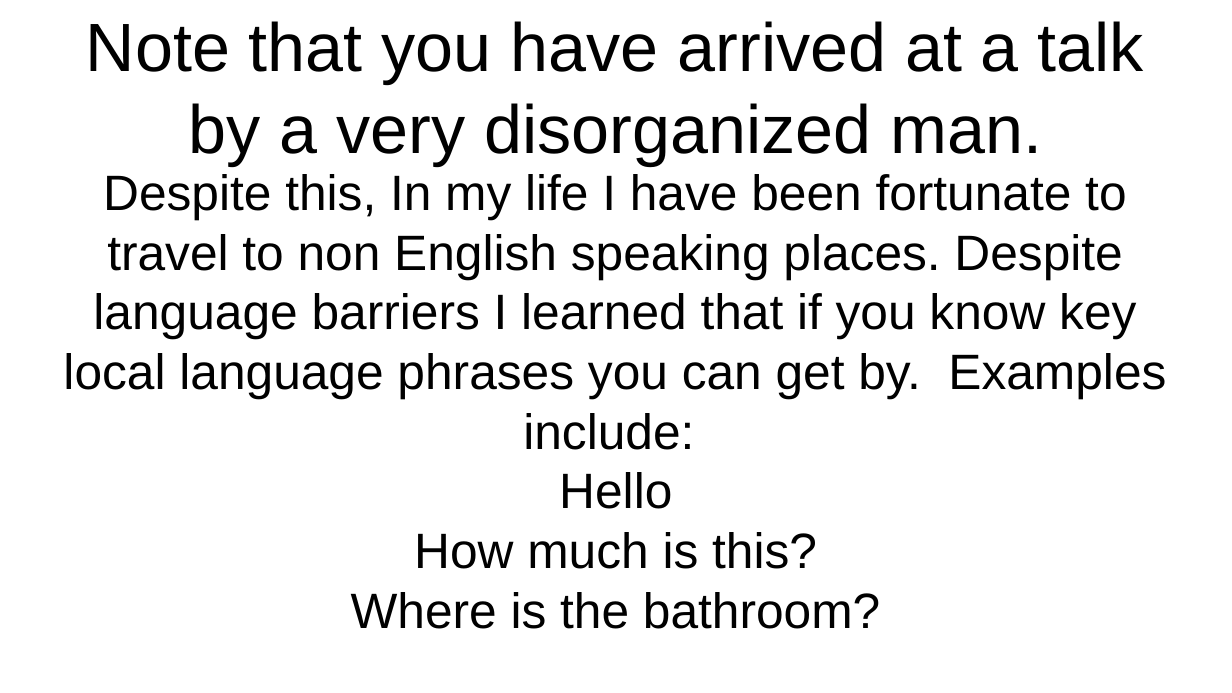
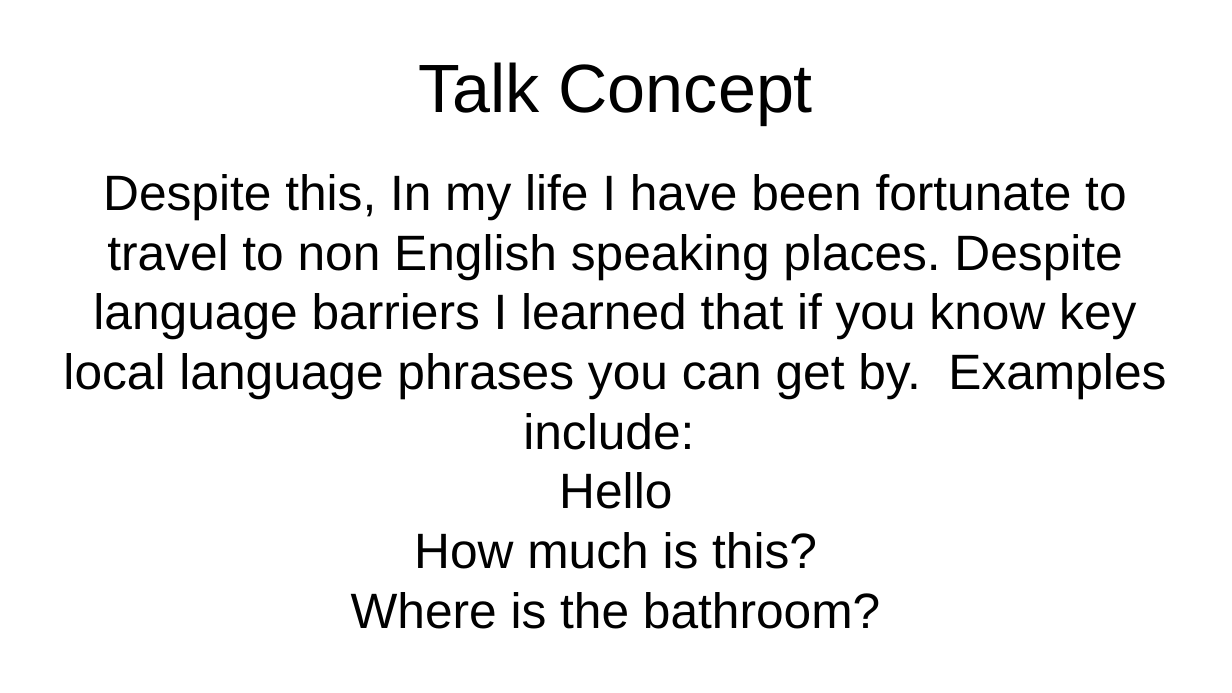
Before and after one commit to flintiii/TenStatementGit, a slide deck: slide 4 of vm_workshop_presentation.odp (slide 3 before the commit). Drawn at 1232x693 pixels with LibreOffice and Linux fonts; fonts in the diff are those of the drawing. Boxes give left, top, right and bottom in pixels: in the first picture for what was removed or moved away, otherwise in the second. Text is boxed around its words. In the diff, an @@ line names an element or a change of style, - is before the commit and + after.

```diff
--- a/vm_workshop_presentation.odp
+++ b/vm_workshop_presentation.odp
@@ title at [418,62,813,125]: text changed @@
-Note that you have arrived at a talk by a very disorganized man.
+Talk Concept
```
Also in this commit, not shown: 5 other slides changed, 20 slides added, 16 slides removed.
